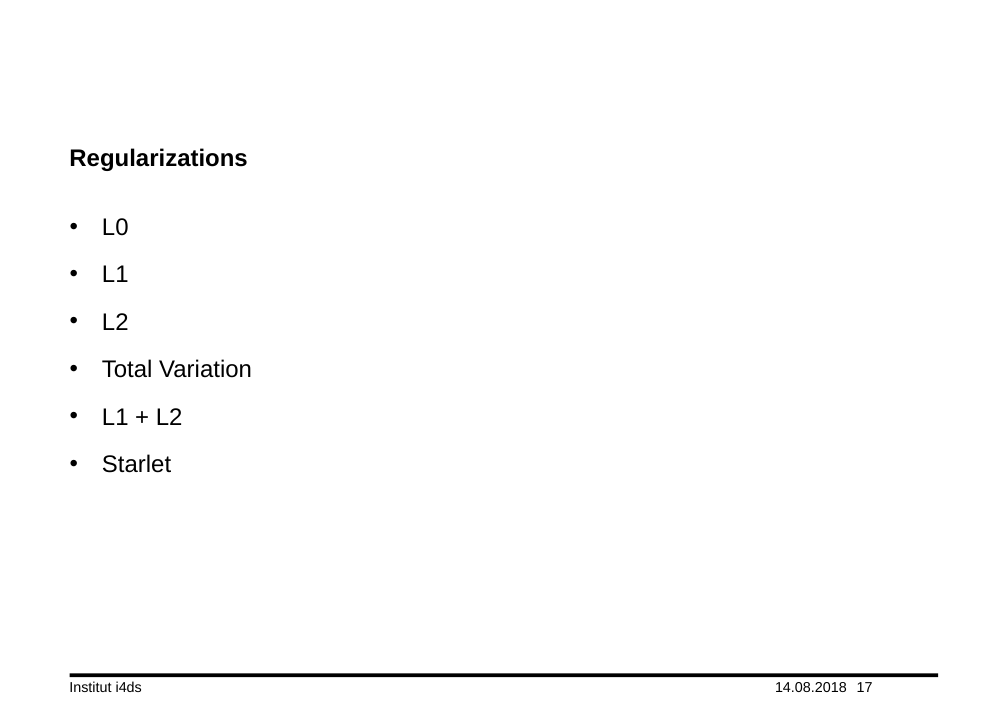
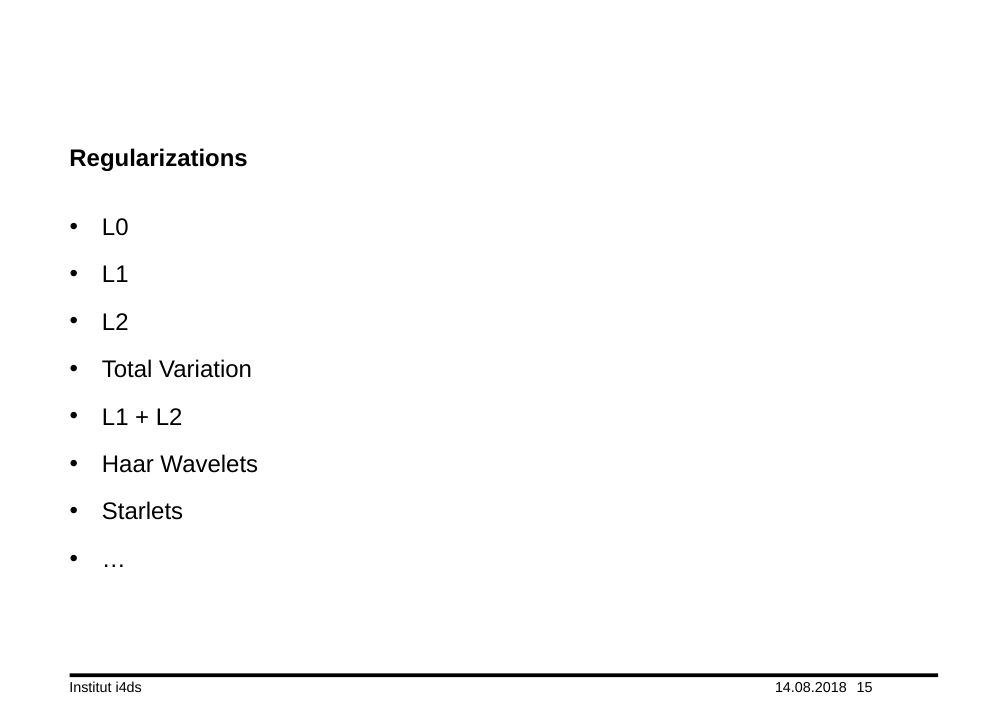
Before and after one commit to lord-blueberry/p7-doc, a slide deck: slide 15 of ppt/praes.pptx (slide 17 before the commit). Drawn at 1008x713 pixels with LibreOffice and Linux fonts; fonts in the diff are those of the drawing; background and template pictures are left out. Boxes give left, top, right and bottom in pixels: in the first picture for what was removed or moved away, otherwise in the second. Text is boxed around its words. In the diff, an @@ line names an element or a change of style, - is before the commit and + after.

```diff
--- a/ppt/praes.pptx
+++ b/ppt/praes.pptx
@@ text at <box>102,454,258,520</box>: text changed @@
-• Starlet
+• Haar Wavelets
+• Starlets
+• …
@@ page number at <box>857,682,873,692</box>: text changed @@
-17
+15
```
Also in this commit, not shown: 7 other slides changed, 2 slides added.
